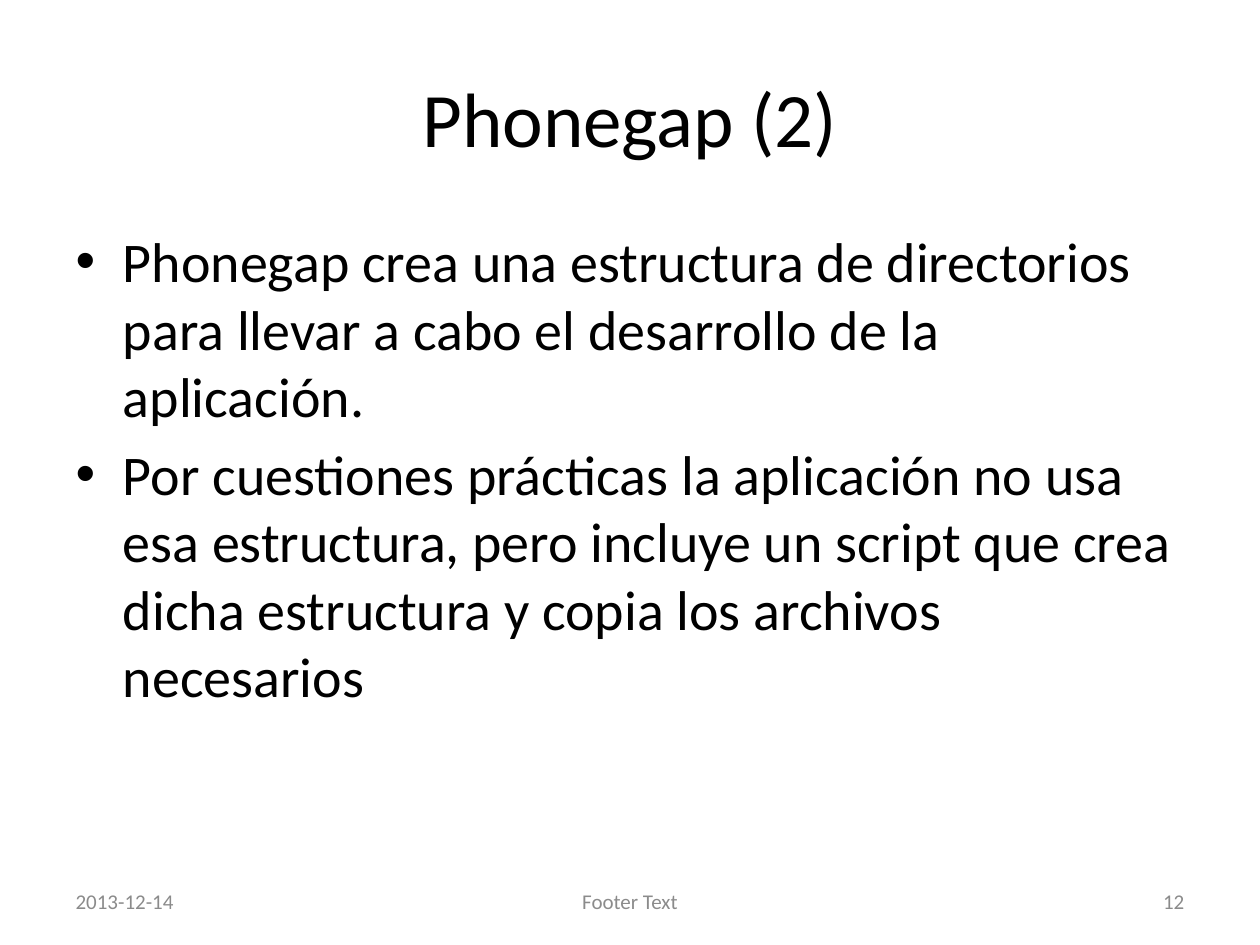
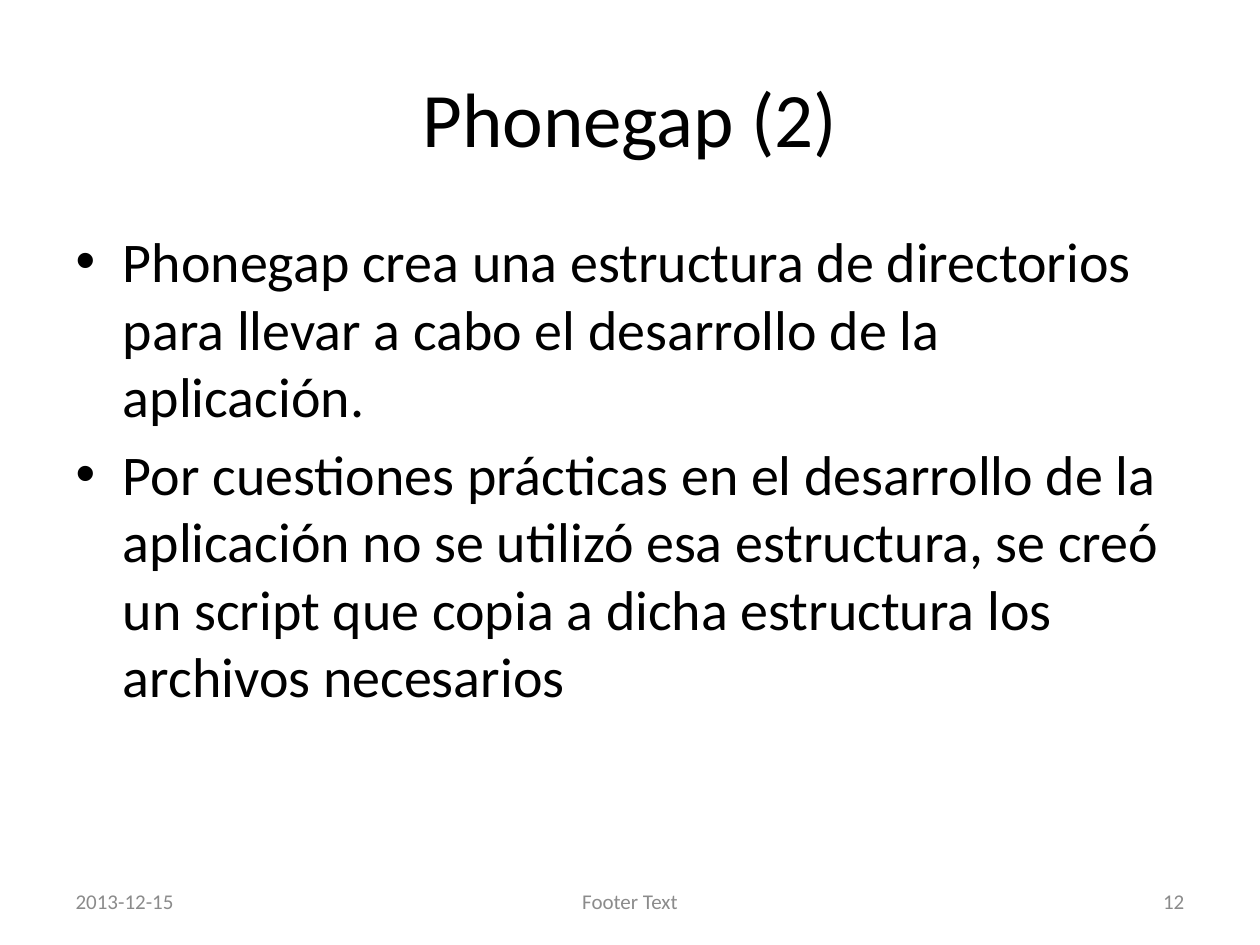
Before and after one commit to jervert/borrasca, a slide deck: slide 12 of docs/SPI_rapido_simple_economico.pptx. Drawn at 1260x945 pixels with LibreOffice and Linux fonts; fonts in the diff are those of the drawing. Boxes give left, top, right and bottom in pixels: in the first picture for what was removed or moved away, otherwise in the second. Text is boxed around its words. In the diff, an @@ line names an element or a change of style, - is before the commit and + after.

```diff
--- a/docs/SPI_rapido_simple_economico.pptx
+++ b/docs/SPI_rapido_simple_economico.pptx
@@ text at (123,456,1158,698): text changed @@
-• Por cuestiones prácticas la aplicación no usa esa estructura, pero incluye un script que crea dicha estructura y copia los archivos necesarios
+• Por cuestiones prácticas en el desarrollo de la aplicación no se utilizó esa estructura, se creó un script que copia a dicha estructura los archivos necesarios
@@ text at (76,895,174,909): text changed @@
-2013-12-14
+2013-12-15
```
Also in this commit, not shown: 11 other slides changed.
